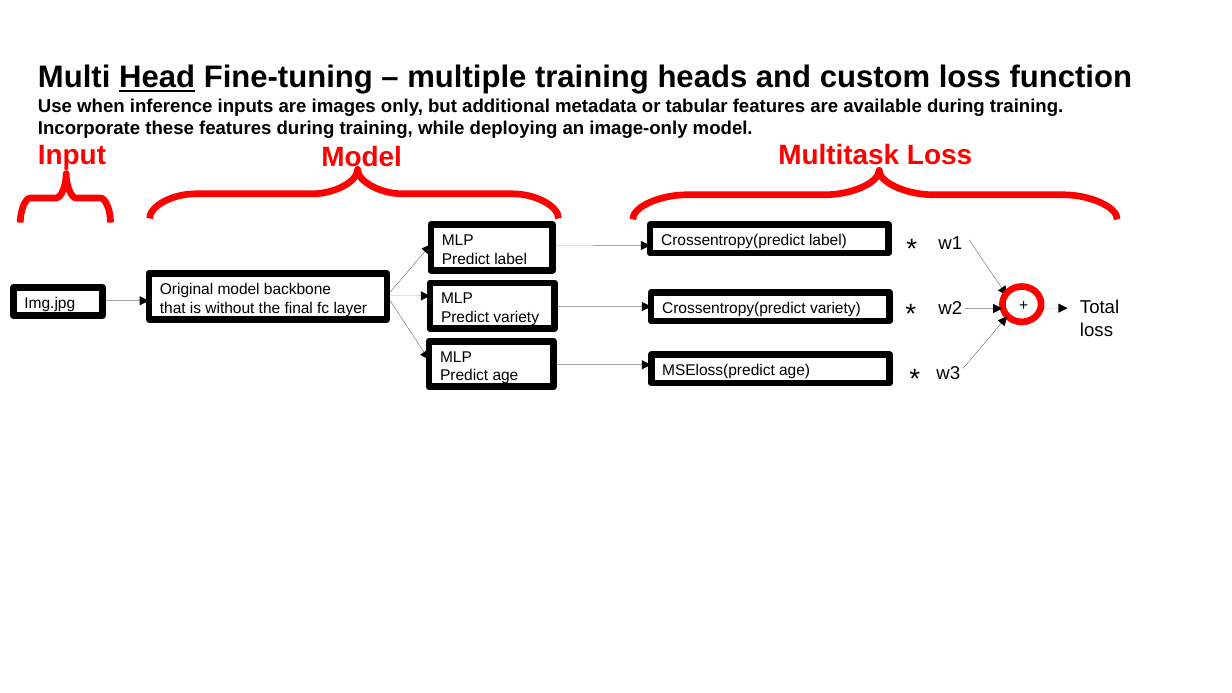
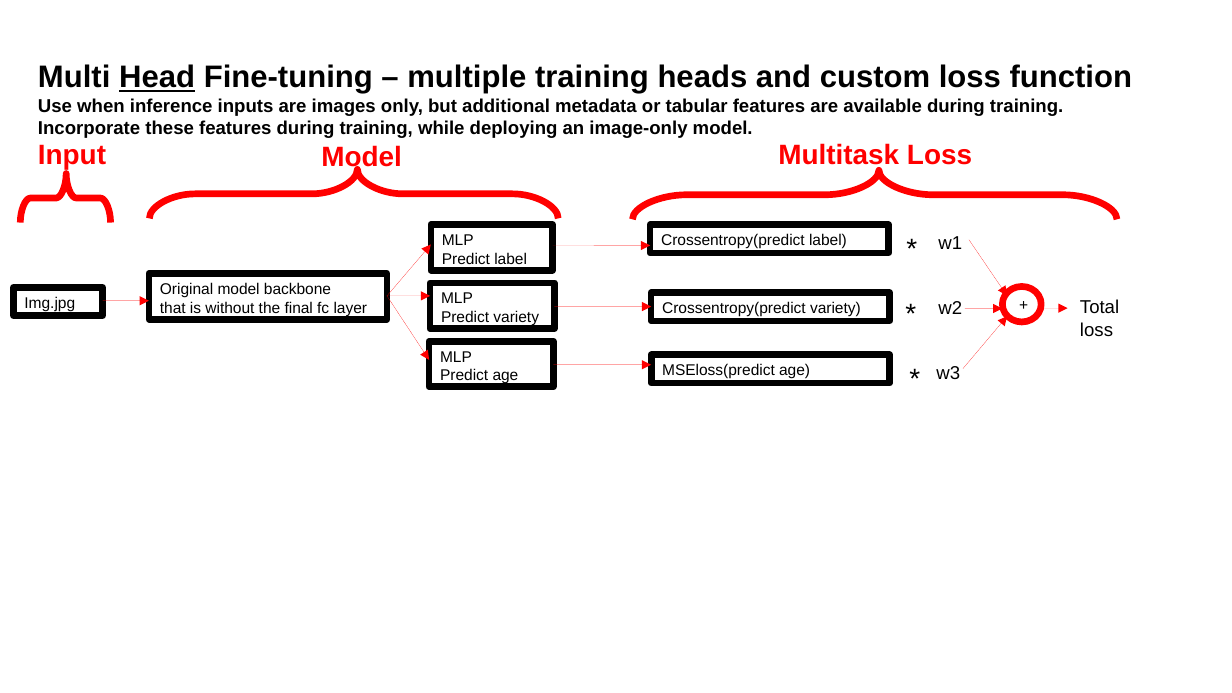
Before and after one commit to CNUClasses/CPSC471, a slide deck: slide 8 of content/lectures/illustration_ppt/illustrations.odp. Drawn at 1232x693 pixels with LibreOffice and Linux fonts; fonts in the diff are those of the drawing. Boxes give left, top, right and bottom in pixels: in the first picture for what was removed or moved away, otherwise in the second. Text is boxed around its words. In the diff, an @@ line names an element or a change of style, - is before the commit and + after.

Commit message:
lecture

```diff
--- a/content/lectures/illustration_ppt/illustrations.odp
+++ b/content/lectures/illustration_ppt/illustrations.odp
@@ arrow (969, 239) - (1007, 295): stroke #000000 0 pt to #FF0000 0 pt @@
@@ arrow (387, 296) - (432, 245): stroke #000000 0 pt to #FF0000 0 pt @@
@@ arrow (552, 246) - (651, 246): stroke #000000 0 pt to #FF0000 0 pt @@
@@ arrow (387, 296) - (430, 296): stroke #000000 0 pt to #FF0000 0 pt @@
@@ arrow (387, 296) - (429, 360): stroke #000000 0 pt to #FF0000 0 pt @@
@@ arrow (103, 301) - (149, 301): stroke #000000 0 pt to #FF0000 0 pt @@
@@ arrow (555, 306) - (652, 306): stroke #000000 0 pt to #FF0000 0 pt @@
@@ arrow (964, 369) - (1007, 316): stroke #000000 0 pt to #FF0000 0 pt @@
@@ arrow (965, 309) - (1003, 309): stroke #000000 0 pt to #FF0000 0 pt @@
@@ arrow (1042, 309) - (1068, 309): stroke #000000 0 pt to #FF0000 0 pt @@
@@ arrow (553, 364) - (652, 364): stroke #000000 0 pt to #FF0000 0 pt @@
```
Also in this commit, not shown: 4 other slides changed, 8 slides added, 4 other files.
